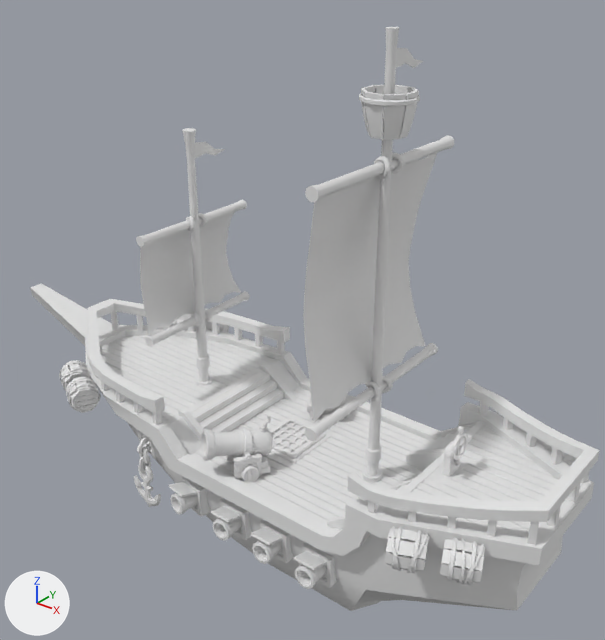
One commit to the glTF model src/assets/glb/kits/pirate/ships/Large.glb: the scene before it, then after it.
Camera for both pictures: a camera (50 mm lens) standing at (959.0, -1204.0, 1153.0) and looking at (-58.0, 67.0, 365.0). Arrows for +X, +Y and +Z are at lower left; the lights stay in place. The older version comes first. Where no turn or scale is listed for an object, it has been applied to the vertices.

Names of what the first picture shows: 'Ship_Large'.
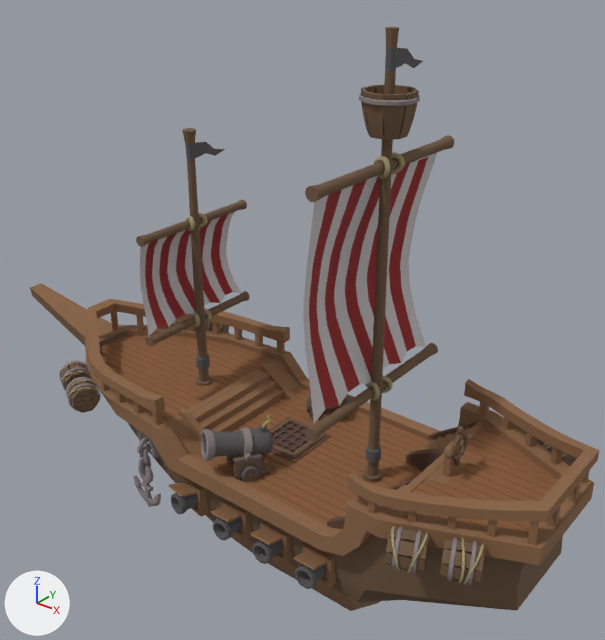
The newer file is also rescaled (x0.01) as a whole; pictures and numbers use the older file's frame.

The change in detail:
Picture 'Atlas_Pirate' (img_atlas_pirate) is new.
In material 'Atlas' (mat_atlas), base_color is no longer (0.8, 0.8, 0.8), white #e7e7e7.
In material 'Atlas' (mat_atlas), texture is now set to img_atlas_pirate.
In material 'Atlas' (mat_atlas), roughness goes from 0.553 to 1.0.

Boxes (x1, y1, x2, y2) around the edits, measured in the pictures (605 x 640 px):
'Ship_Large', surface changed (white to brown): (30, 27, 599, 611) in both
